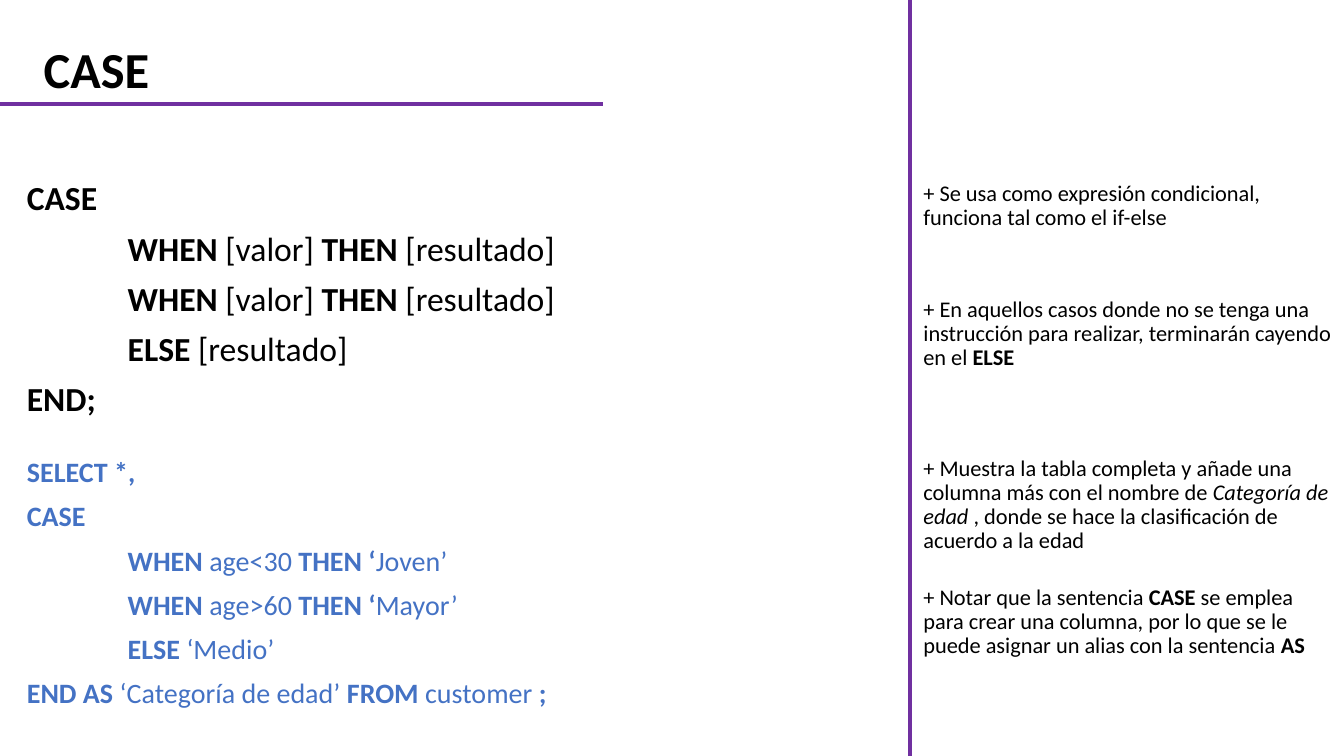
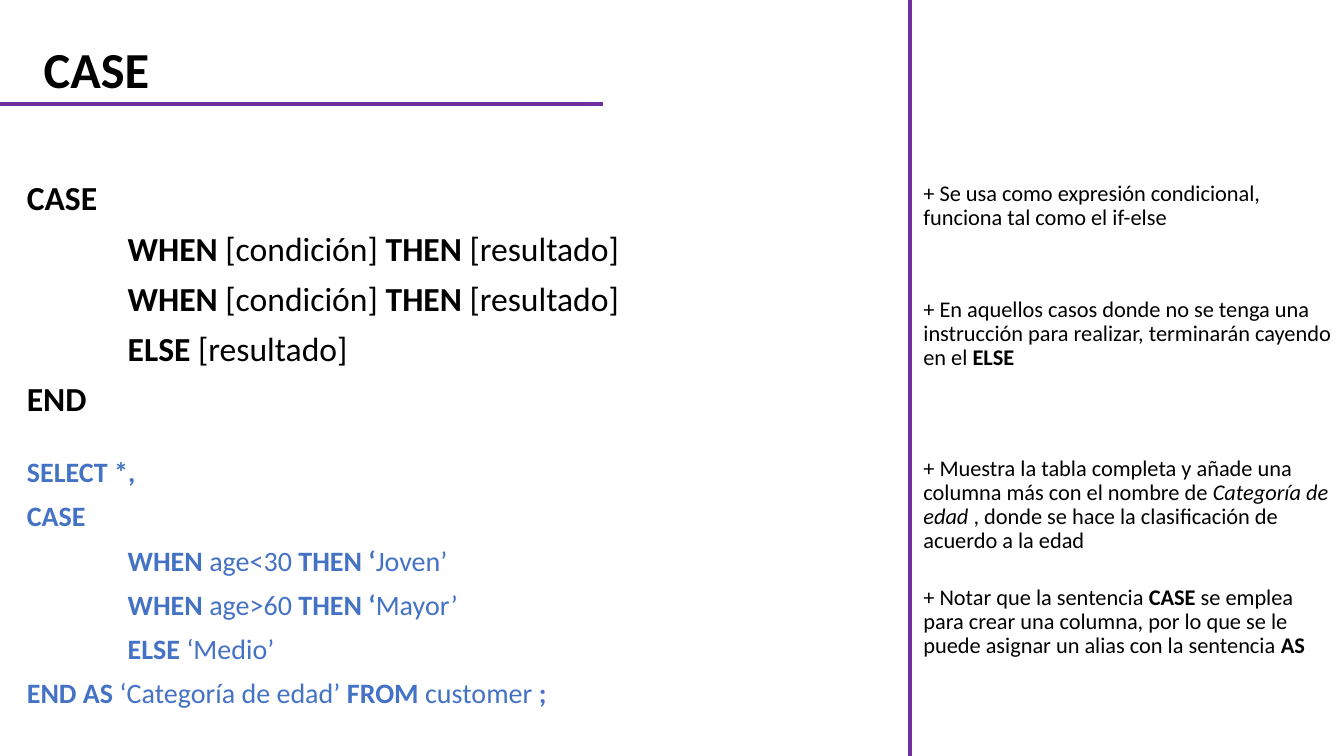
Before and after one commit to CarlosCamposs/Curso-AABD_SQL, a slide deck: slide 26 of Curso AABD-SQL (Notas).pptx. Drawn at 1344x756 pixels with LibreOffice and Linux fonts; fonts in the diff are those of the drawing. Boxes give left, top, right and bottom in pixels: in the first picture for what was removed or moved away, otherwise in the second. Text is boxed around its words. In the diff, an @@ line names an element or a change of style, - is before the commit and + after.

```diff
--- a/Curso AABD-SQL (Notas).pptx
+++ b/Curso AABD-SQL (Notas).pptx
@@ subtitle at (x1=128, y1=236, x2=619, y2=316): text changed @@
-WHEN [valor] THEN [resultado]
-WHEN [valor] THEN [resultado]
+WHEN [condición] THEN [resultado]
+WHEN [condición] THEN [resultado]
@@ subtitle at (x1=27, y1=389, x2=87, y2=411): text changed @@
-END;
+END
```
Also in this commit, not shown: 1 other slide changed, 5 slides added, 1 slide removed.
